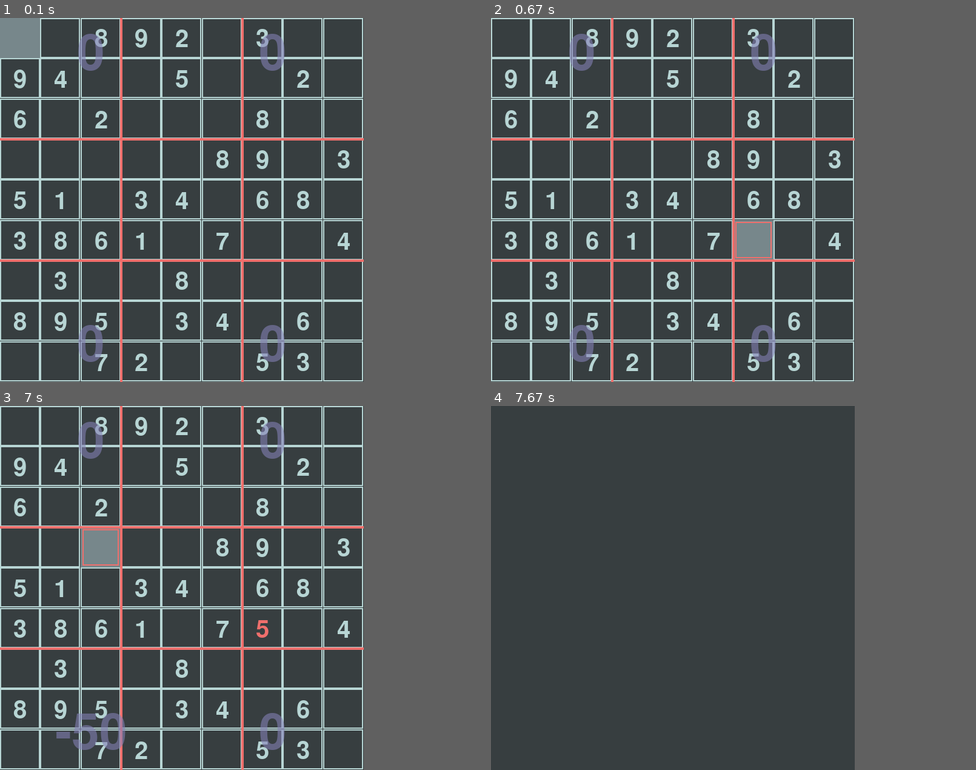
Above: before the commit, frames 1-4 (two rows, left to right).
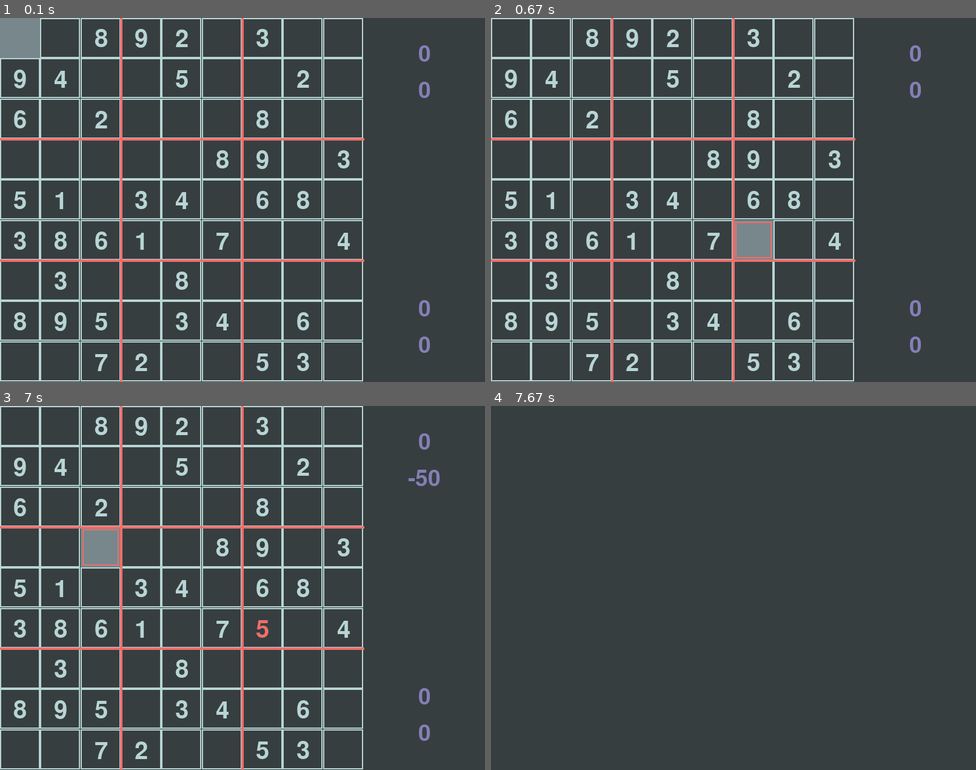
Above: after the commit, the same moments.

Repository: leifer98/soduko-python
Game: pygame game, started from soduko.py
Same seed, same stepped clock (60 frames per second), same inputs: the game is played once before the commit and once after it.
Inputs (mouse positions are in pixels of both pictures, inside the frame that each line leads up to):
- Up to frame 1 (0.1 s): no input
- Up to frame 2 (0.67 s): click (733, 221) at 0.38 s
- Up to frame 3 (7 s): hold 5 0.67-1.13 s; hold Right 0.67-1.13 s; tap Space at 0.73, 1.03, 6.47, 6.77 s; click (126, 591) at 0.75 s; click (101, 566) at 6.95 s
- Up to frame 4 (7.67 s): tap 5 at 7.23 s; hold Up from 7.57 s (still down); tap Space at 7.63 s
In our replay, the window is 600x600 before the commit and 800x600 after it. These sizes can differ from the game's own. Grey fills any space a smaller window leaves; there, only what the larger window draws over its background counts as a difference.

The runs differ from the first frame. In frame 1, 1.5% of the frame differs, in the area x 16-89%, y 4-95%; in frame 2, 1.5%; in frame 3, 1.9%, in the area x 11-91%, y 4-95%; in frame 4, only the window size differs.

Commit message:
moved score

Diff:
--- a/soduko.py
+++ b/soduko.py
@@ -1,9 +1,9 @@
 import pygame, time, copy, math, sodukodata
 
 pygame.init()
-width, height, fps = 450, 450, 30 # change fps to make solution loops speed
+width, height, fps = 450, 450, 45 # change fps to make solution loops speed
 width, height = 600, 600
-surface = pygame.display.set_mode((width,height))
+surface = pygame.display.set_mode((width+200,height))
 pygame.display.set_caption('Soduko')
 clock, start_ticks = pygame.time.Clock(), pygame.time.get_ticks()
 pressed = pygame.key.get_pressed()
@@ -272,31 +272,29 @@
 
 def scorer():
     global delay, start_ticks
-    largeText = pygame.font.SysFont('britannic', int(height / 5))
+    largeText = pygame.font.SysFont('britannic', int(height / 11))
     textSurf, textRect = text_objects(str(score), largeText, blue)
-    textSurf.set_alpha(150)
-    largeText2 = pygame.font.SysFont('britannic', int(height / 5))
+    largeText2 = pygame.font.SysFont('britannic', int(height / 11))
     textSurf2, textRect2 = text_objects(str(score2), largeText2, blue)
-    textSurf2.set_alpha(150)
 
     if not player:
         if delay > 0:
-            largeText = pygame.font.SysFont('britannic', int(height / 4))
+            largeText = pygame.font.SysFont('britannic', int(height / 9))
             if winloss:
                 textSurf, textRect = text_objects(str(score), largeText, green)
             else:
                 textSurf, textRect = text_objects(str(score), largeText, red)
     else:
         if delay > 0:
-            largeText2 = pygame.font.SysFont('britannic', int(height / 4))
+            largeText2 = pygame.font.SysFont('britannic', int(height / 9))
             if winloss:
                 textSurf2, textRect2 = text_objects(str(score2), largeText2, green)
             else:
                 textSurf2, textRect2 = text_objects(str(score2), largeText2, red)
 
-    textRect.center = (width / 4, width - width / 10)
+    textRect.center = (width + 100, 2 * (width / 10))
     surface.blit(textSurf, textRect)
-    textRect2.center = (width - width / 4, width - width / 10)
+    textRect2.center = (width + 100, width - width / 10)
     surface.blit(textSurf2, textRect2)
 
 def timer():
@@ -320,32 +318,30 @@
         if seconds<10:
             string = str(minutes) + ':0' + str(seconds)
 
-    largeText = pygame.font.SysFont('britannic', int(height / 5))
+    largeText = pygame.font.SysFont('britannic', int(height / 11))
     textSurf, textRect = text_objects(string, largeText, blue)
-    textSurf.set_alpha(150)
-
-    largeText2 = pygame.font.SysFont('britannic', int(height / 5))
+
+    largeText2 = pygame.font.SysFont('britannic', int(height / 11))
     textSurf2, textRect2 = text_objects(string2, largeText2, blue)
-    textSurf2.set_alpha(150)
 
     if not player:
         if delay > 0:
-            largeText = pygame.font.SysFont('britannic', int(height / 4))
+            largeText = pygame.font.SysFont('britannic', int(height / 9))
             if winloss:
                 textSurf, textRect = text_objects(string, largeText, green)
             else:
                 textSurf, textRect = text_objects(string, largeText, red)
     else:
         if delay > 0:
-            largeText2 = pygame.font.SysFont('britannic', int(height / 4))
+            largeText2 = pygame.font.SysFont('britannic', int(height / 9))
             if winloss:
                 textSurf2, textRect2 = text_objects(string2, largeText2, green)
             else:
                 textSurf2, textRect2 = text_objects(string2, largeText2, red)
 
-    textRect.center = (width / 4, width / 10)
+    textRect.center = (width + 100, width / 10)
     surface.blit(textSurf, textRect)
-    textRect2.center = (width - width / 4, width / 10)
+    textRect2.center = (width + 100, width - 2 * (width / 10))
     surface.blit(textSurf2, textRect2)
 
 def loop():
